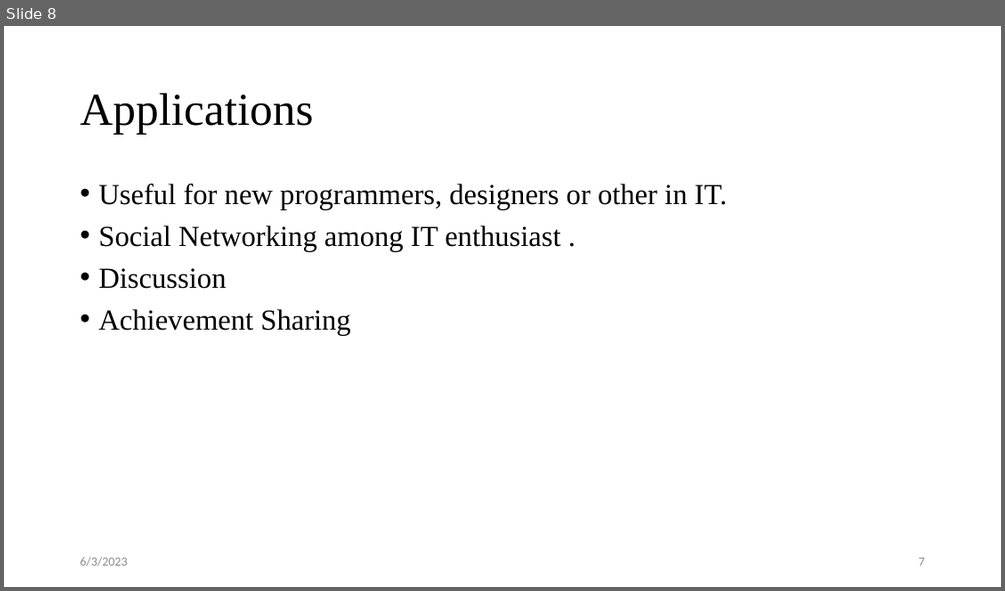
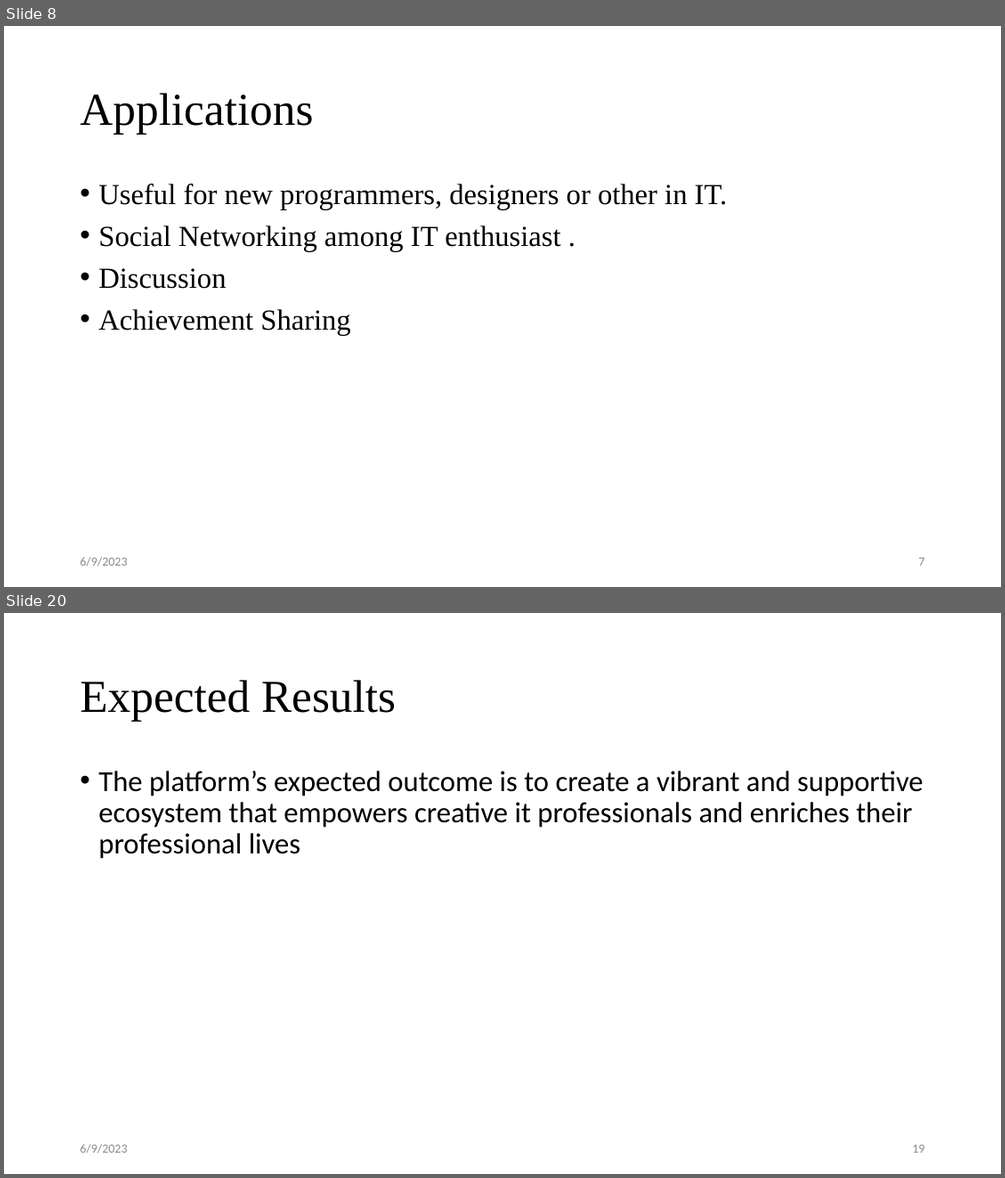
Before and after one commit to sushantbramhacharya/CodeConnect, a slide deck: Defense of Project Slides.pptx. Shown one above the other, each under a label of ours: slide 8 before the commit, slides 8 and 20 after it; the slides between them are not shown. The pictures are 1005x591 and 1005x1178 pixels, drawn with LibreOffice and Linux fonts; fonts in the diff are those of the drawing. Boxes give left, top, right and bottom in pixels: in the first picture for what was removed or moved away, otherwise in the second. Text is boxed around its words. In the diff, an @@ line names an element or a change of style, - is before the commit and + after.

```diff
--- a/Defense of Project Slides.pptx
+++ b/Defense of Project Slides.pptx
@@ slide 20 added at box(4, 613, 1001, 1174), background #FFFFFF @@
@@ title added at box(80, 680, 396, 721), 44 pt, text #000000 @@
+Expected Results
@@ text added at box(98, 771, 923, 859), 28 pt, text #000000 @@
+• The platform’s expected outcome is to create a vibrant and supportive ecosystem that empowers creative it professionals and enriches their professional lives
@@ text added at box(80, 1143, 127, 1153), 12 pt, text #8C8C8C @@
+6/9/2023
@@ page number added at box(912, 1144, 924, 1152), 12 pt, text #8C8C8C @@
+19
@@ slide 8 changed as well @@
@@ text at box(80, 556, 127, 566): text changed @@
-6/3/2023
+6/9/2023
```
Also in this commit, not shown: 9 other slides changed, 12 other slides added, 8 other files.
